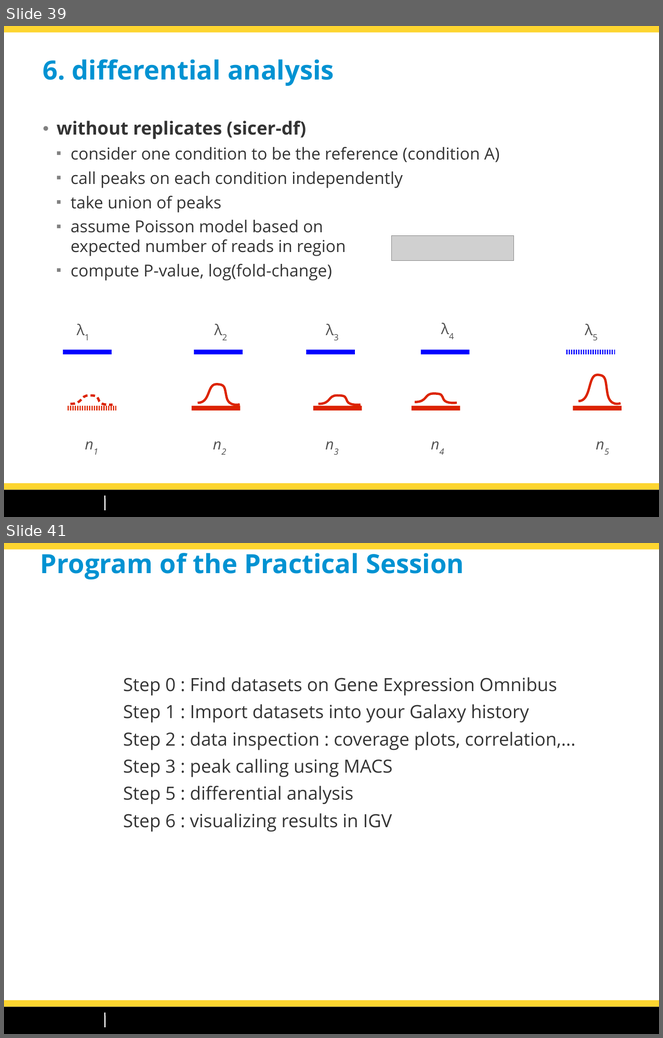
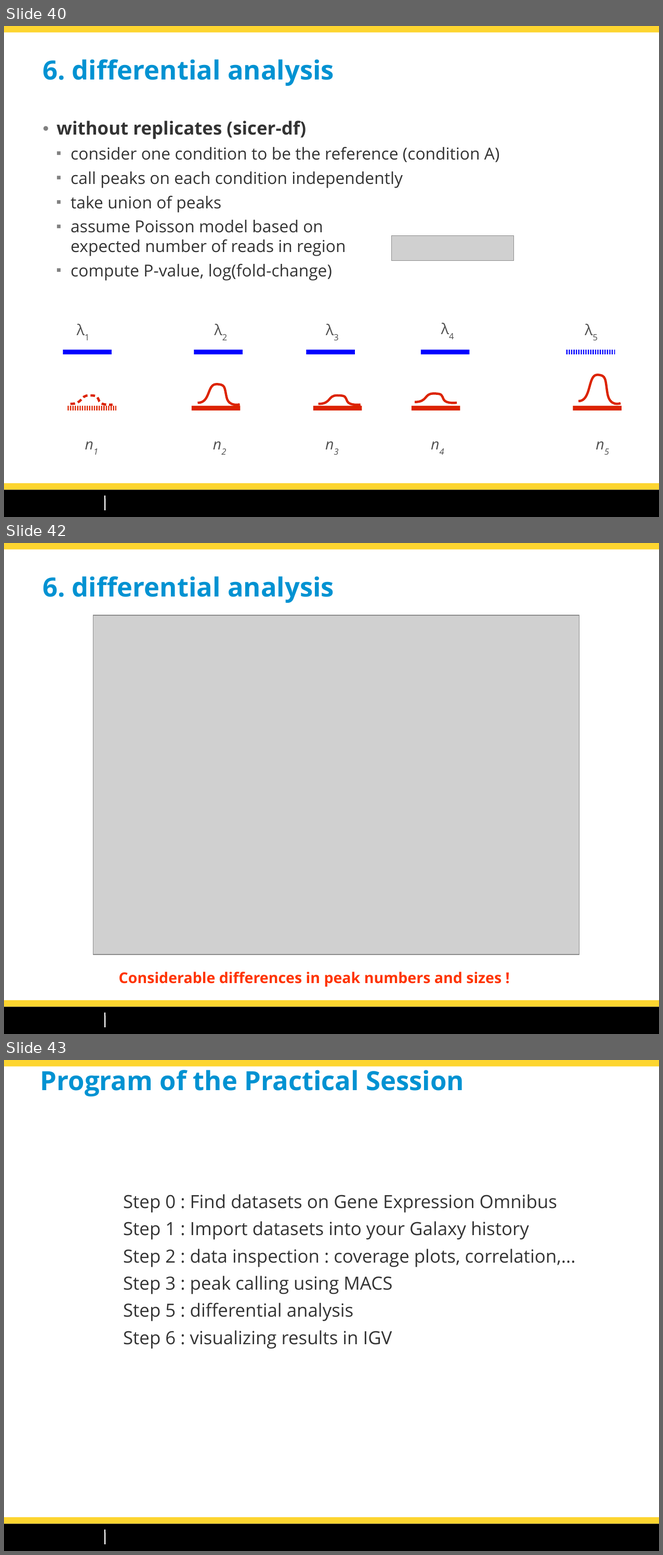
Before and after one commit to dputhier/EBA_2015_ChIP-Seq, a slide deck: slides/chipseq_CarlHerrmann_Roscoff2015.odp. Shown one above the other, each under a label of ours: slides 39 and 41 before the commit, slides 40, 42 and 43 after it; the slides between them are not shown. The pictures are 663x1038 and 663x1555 pixels, drawn with LibreOffice and Linux fonts; fonts in the diff are those of the drawing; grey boxes stand for pictures; background and template pictures are left out. Boxes give left, top, right and bottom in pixels: in the first picture for what was removed or moved away, otherwise in the second. Text is boxed around its words. In the diff, an @@ line names an element or a change of style, - is before the commit and + after.

```diff
--- a/slides/chipseq_CarlHerrmann_Roscoff2015.odp
+++ b/slides/chipseq_CarlHerrmann_Roscoff2015.odp
@@ slide 42 added at (4,543,659,1034), background #FFFFFF; not listed: 4 template elements that a slide beside it also shows @@
@@ title added at (42,576,334,603), 32 pt, text #0092D2, bold @@
+6. differential analysis
@@ picture added at (93,615,580,955) @@
@@ text added at (119,972,502,987), 18 pt, text #FF3300, bold @@
+Considerable differences in peak numbers and sizes !
@@ what was slide 39 is now slide 40 @@
@@ what was slide 41 is now slide 43 @@
```
Also in this commit, not shown: 7 slides changed, 1 other slide added, 1 other file.
